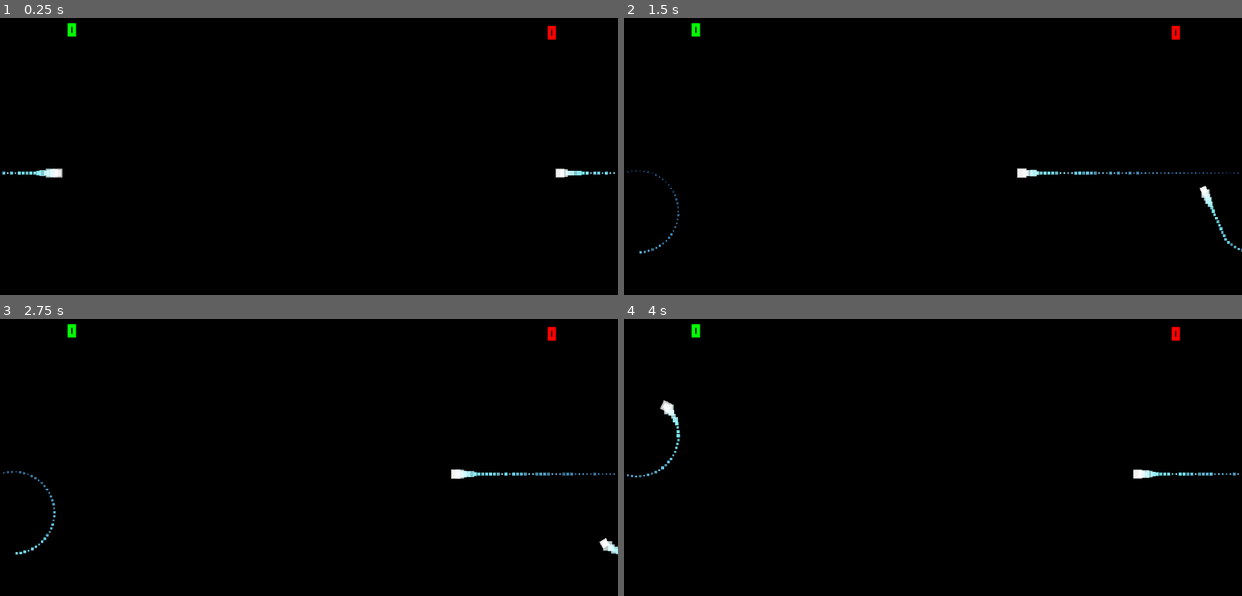
Above: before the commit, frames 1-4 (two rows, left to right).
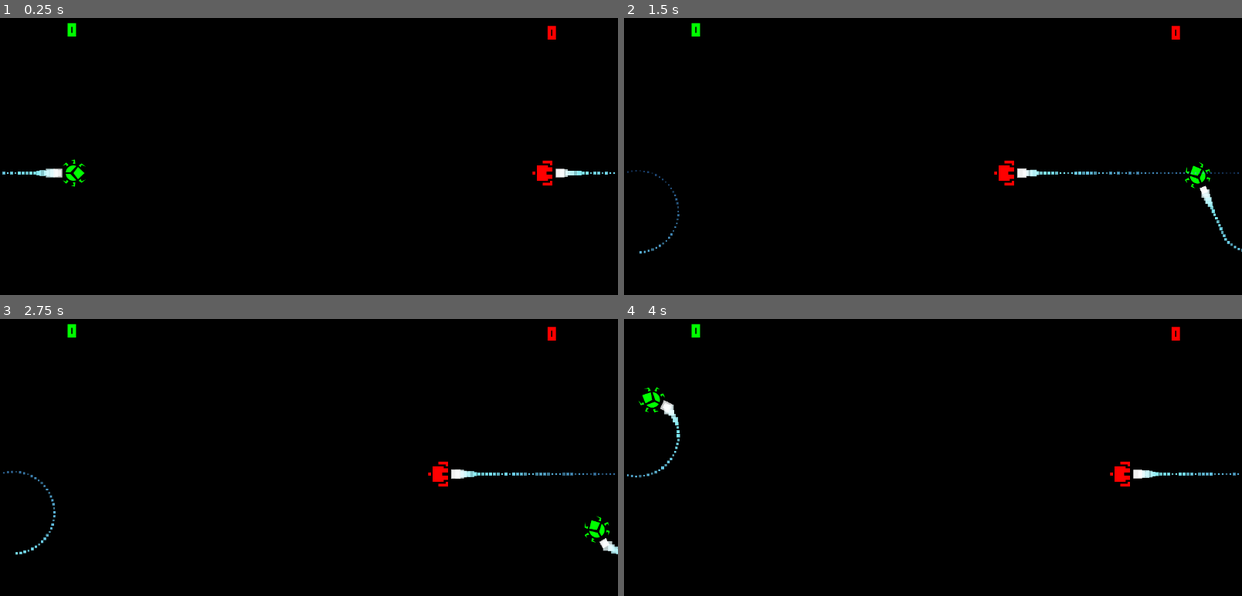
Above: after the commit, the same moments.

Repository: notapixelstudio/starship-olympics
Game: Godot game, scene res://screens/game_screen/Game.tscn
Same seed, same stepped clock (60 frames per second), same inputs: the game is played once before the commit and once after it. Before the commit the project has no main scene; this scene is started directly in both runs.
Inputs (mouse positions are in pixels of both pictures, inside the frame that each line leads up to):
- Up to frame 1 (0.25 s): no input
- Up to frame 2 (1.5 s): tap Enter at 0.5 s; move the mouse to (1068, 156) at 0.52 s; hold Right (ui_right) 0.53-1.25 s; hold Backspace (continue) 0.53-1.25 s; click (1068, 156) at 0.67 s; drag from (809, 189) to (902, 242) at 1.27 s
- Up to frame 3 (2.75 s): move the mouse to (370, 396) at 2.02 s; hold Right (ui_right) from 2.03 s (still down); hold Backspace (continue) from 2.03 s (still down)
- Up to frame 4 (4 s): release Right (ui_right) at 2.75 s; release Backspace (continue) at 2.75 s; drag from (902, 543) to (747, 421) at 2.77 s; move the mouse to (1118, 526) at 3.52 s; hold Left (ui_left) from 3.53 s (still down); hold Backspace (continue) from 3.53 s (still down)

The runs differ from the first frame. In frame 1, 0.3% of the frame differs, in the area x 10-90%, y 50-62%; in frame 2, 0.3%; in frame 3, 0.3%; in frame 4, 0.3%, in the area x 2-82%, y 24-61%.

Commit message:
Fix for ship image paths. Fix for player 2 fire key.

Diff:
--- a/actors/Ship.gd
+++ b/actors/Ship.gd
@@ -24,7 +24,7 @@
 var Trail
 
 func _ready():
-	$Sprite.set_texture(load('res://'+player+'_ship.png'))
+	$Sprite.set_texture(load('res://actors/'+player+'_ship.png'))
 	connect("died", get_node('/root/Arena'), "update_score")
 	width = get_viewport().size.x
 	height = get_viewport().size.y
--- a/project.godot
+++ b/project.godot
@@ -11,7 +11,7 @@
 [application]
 
 config/name="SSFXIII"
-run/main_scene="res://Arena.tscn"
+run/main_scene="res://screens/game_screen/Game.tscn"
 config/icon="res://icon.png"
 
 [display]
@@ -27,7 +27,7 @@
  ]
 p1_right=[ Object(InputEventKey,"resource_local_to_scene":false,"resource_name":"","device":0,"alt":false,"shift":false,"control":false,"meta":false,"command":false,"pressed":false,"scancode":16777233,"unicode":0,"echo":false,"script":null)
  ]
-p1_fire=[ Object(InputEventKey,"resource_local_to_scene":false,"resource_name":"","device":0,"alt":false,"shift":false,"control":false,"meta":false,"command":false,"pressed":false,"scancode":47,"unicode":0,"echo":false,"script":null)
+p1_fire=[ Object(InputEventKey,"resource_local_to_scene":false,"resource_name":"","device":0,"alt":false,"shift":false,"control":false,"meta":false,"command":false,"pressed":false,"scancode":77,"unicode":0,"echo":false,"script":null)
  ]
 p2_left=[ Object(InputEventKey,"resource_local_to_scene":false,"resource_name":"","device":0,"alt":false,"shift":false,"control":false,"meta":false,"command":false,"pressed":false,"scancode":65,"unicode":0,"echo":false,"script":null)
  ]
Not shown, changed: actors/characters/npc/body.png.import
Not shown, changed: actors/characters/player/body.png.import
Not shown, changed: actors/characters/shadow.png.import
Not shown, changed: actors/p1_ship.png.import
Not shown, changed: actors/p2_ship.png.import
Not shown, changed: actors/ships.svg.import
Not shown, changed: addons/vnen.tiled_importer/tiled.png.import
Not shown, changed: assets/theme/textures/calligraphic-flower0.png.import
Not shown, changed: assets/theme/textures/frame1.png.import
Not shown, changed: assets/theme/textures/texture_rect_square.png.import
Not shown, changed: icon.png.import
Not shown, changed: screens/background.png.import
(and 3 more such lines)
